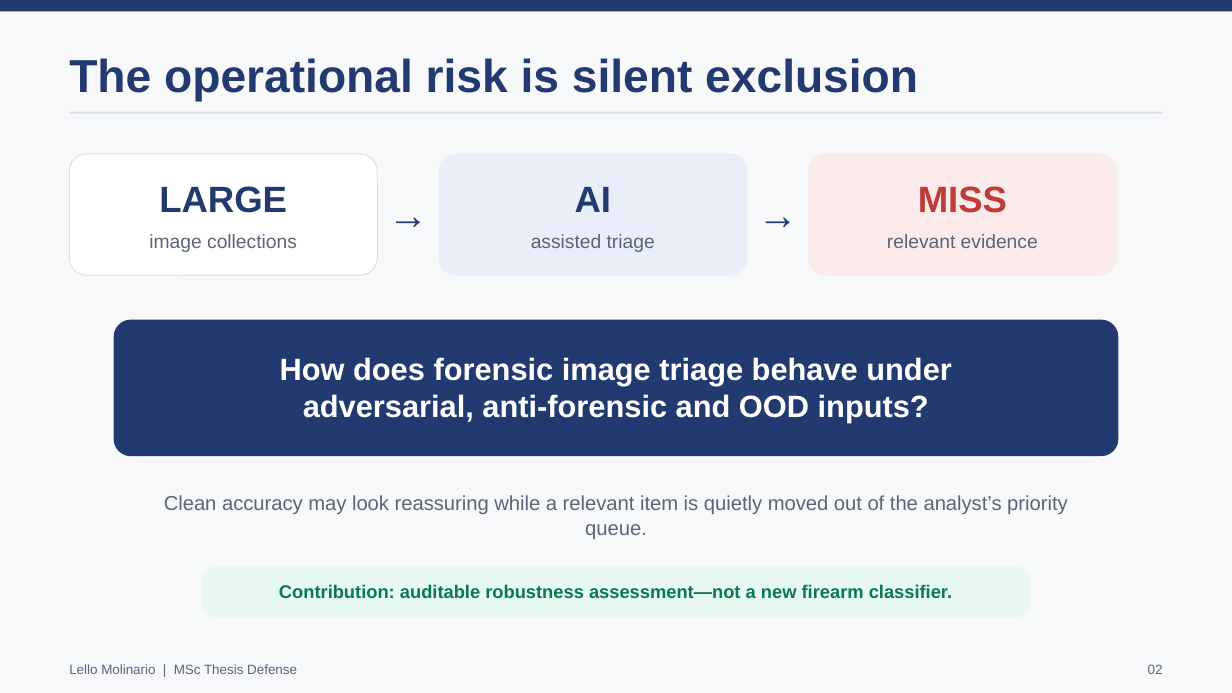
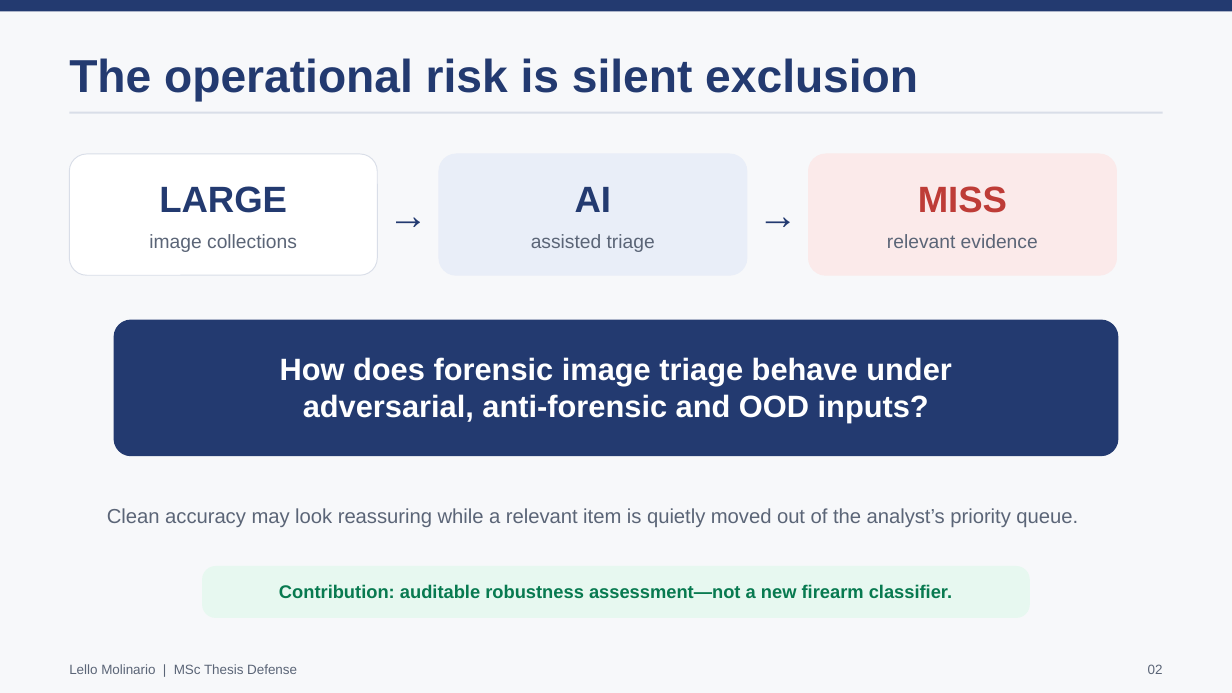
Before and after one commit to lmolinario/msc-thesis-ai-robustness-in-digital-forensics, a slide deck: slide 2 of docs/slides/Molinario_Thesis_Defense_2026.pptx. Drawn at 1232x693 pixels with LibreOffice and Linux fonts; fonts in the diff are those of the drawing. Boxes give left, top, right and bottom in pixels: in the first picture for what was removed or moved away, otherwise in the second. Text is boxed around its words. In the diff, an @@ line names an element or a change of style, - is before the commit and + after.

```diff
--- a/docs/slides/Molinario_Thesis_Defense_2026.pptx
+++ b/docs/slides/Molinario_Thesis_Defense_2026.pptx
@@ text "Clean accuracy may look reassuring ..." rewrapped from [164, 495, 1068, 539] to [107, 508, 1078, 527] @@
```
Also in this commit, not shown: 3 other slides changed, 1 other file.
